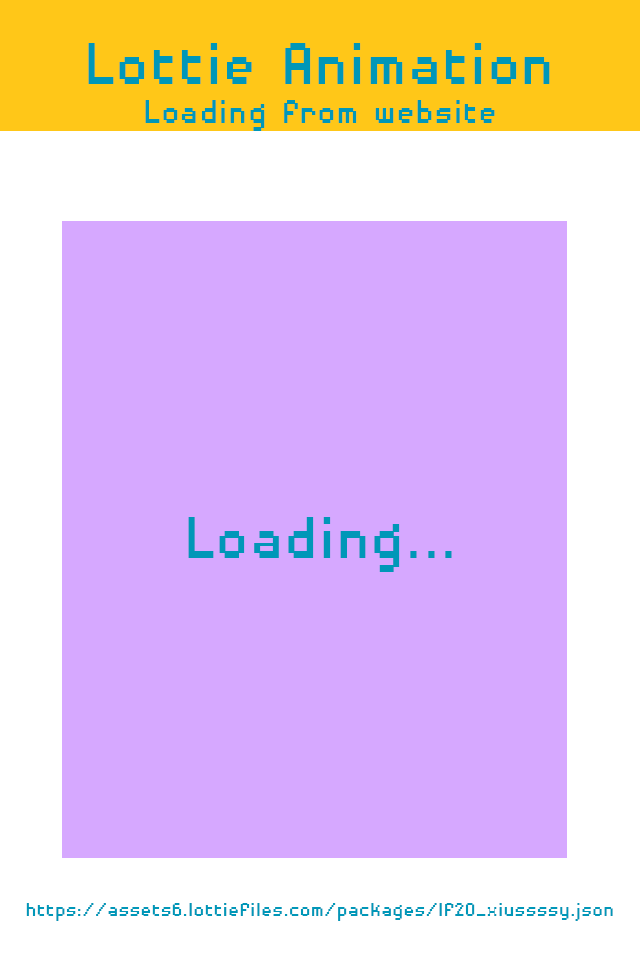
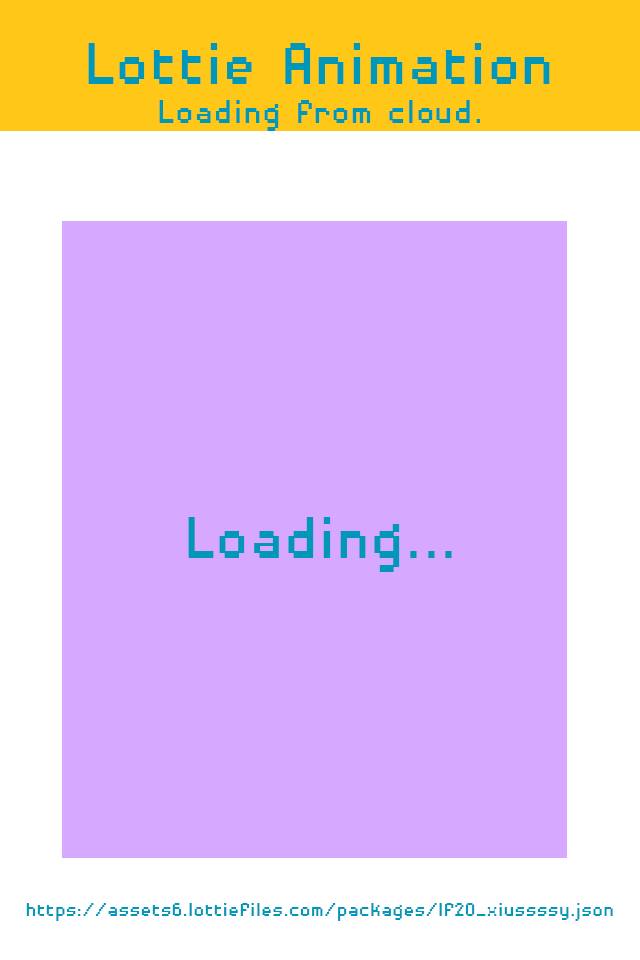
Two versions of the same layered image (640 x 960). Layer-by-layer changes:
painted on "caption copy" over (x1=145, y1=100, x2=495, y2=131)
